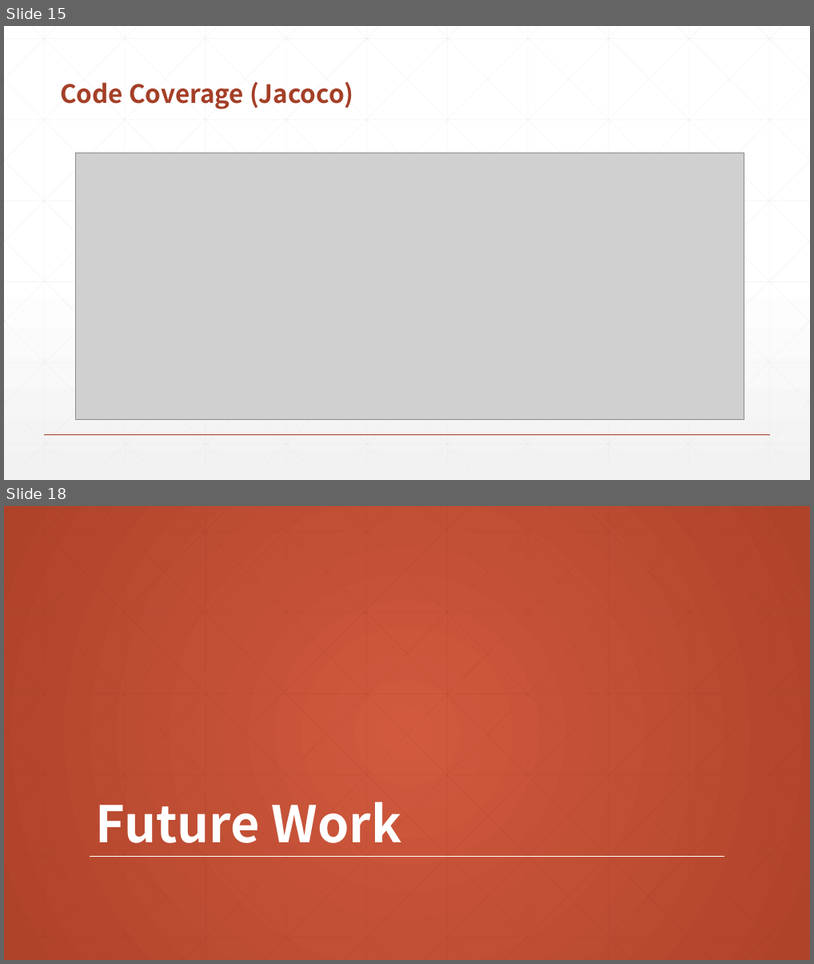
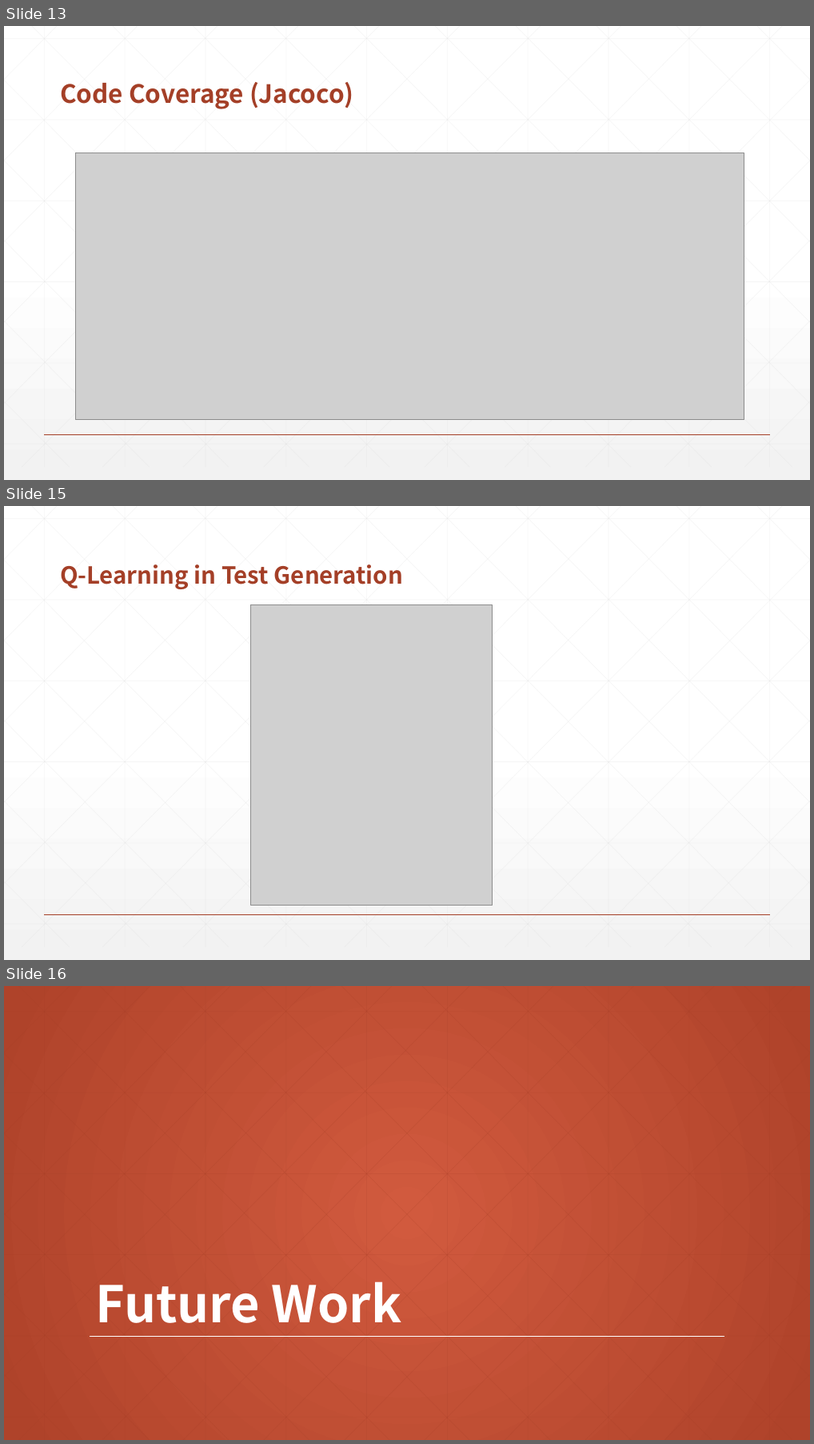
Before and after one commit to dubYdub/monkey_lab, a slide deck: 中期答辩.pptx. Shown one above the other, each under a label of ours: slides 15 and 18 before the commit, slides 13, 15 and 16 after it; the slides between them are not shown. The pictures are 814x964 and 814x1444 pixels, drawn with LibreOffice and Linux fonts; fonts in the diff are those of the drawing; grey boxes stand for pictures. Boxes give left, top, right and bottom in pixels: in the first picture for what was removed or moved away, otherwise in the second. Text is boxed around its words. In the diff, an @@ line names an element or a change of style, - is before the commit and + after.

Commit message:
PPT增加Q learning

```diff
--- a/中期答辩.pptx
+++ b/中期答辩.pptx
@@ slide 15 added at box(4, 506, 810, 960), background gradient #FFFFFF to #F2F2F2; not listed: 47 template elements that a slide beside it also shows @@
@@ text added at box(60, 564, 403, 589), 28 pt, text #A43F27, bold @@
+Q-Learning in Test Generation
@@ picture added at box(251, 604, 493, 904) @@
@@ what was slide 15 is now slide 13 @@
@@ what was slide 18 is now slide 16 @@
```
Also in this commit, not shown: 2 slides changed, 3 slides removed.
